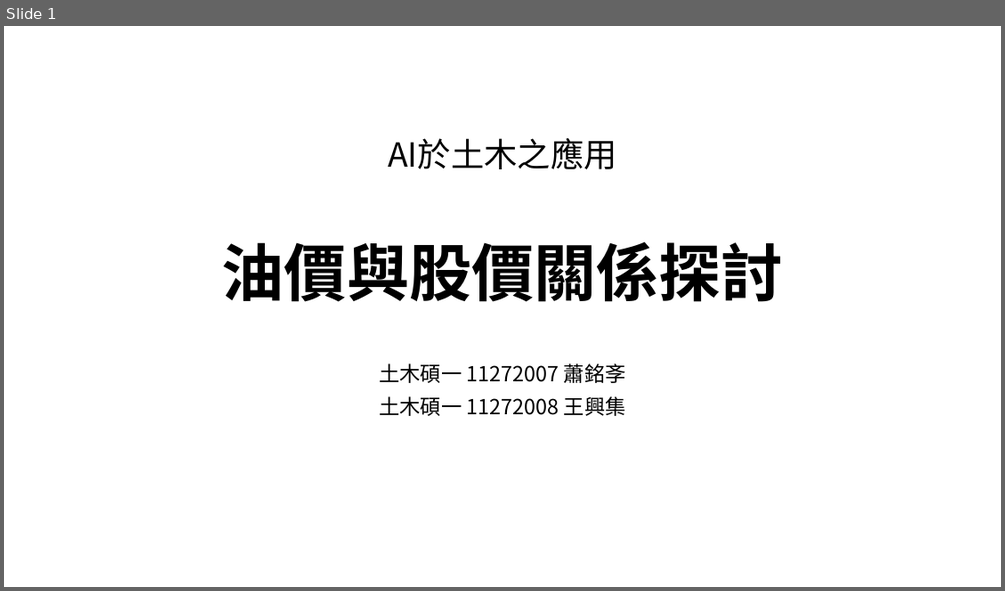
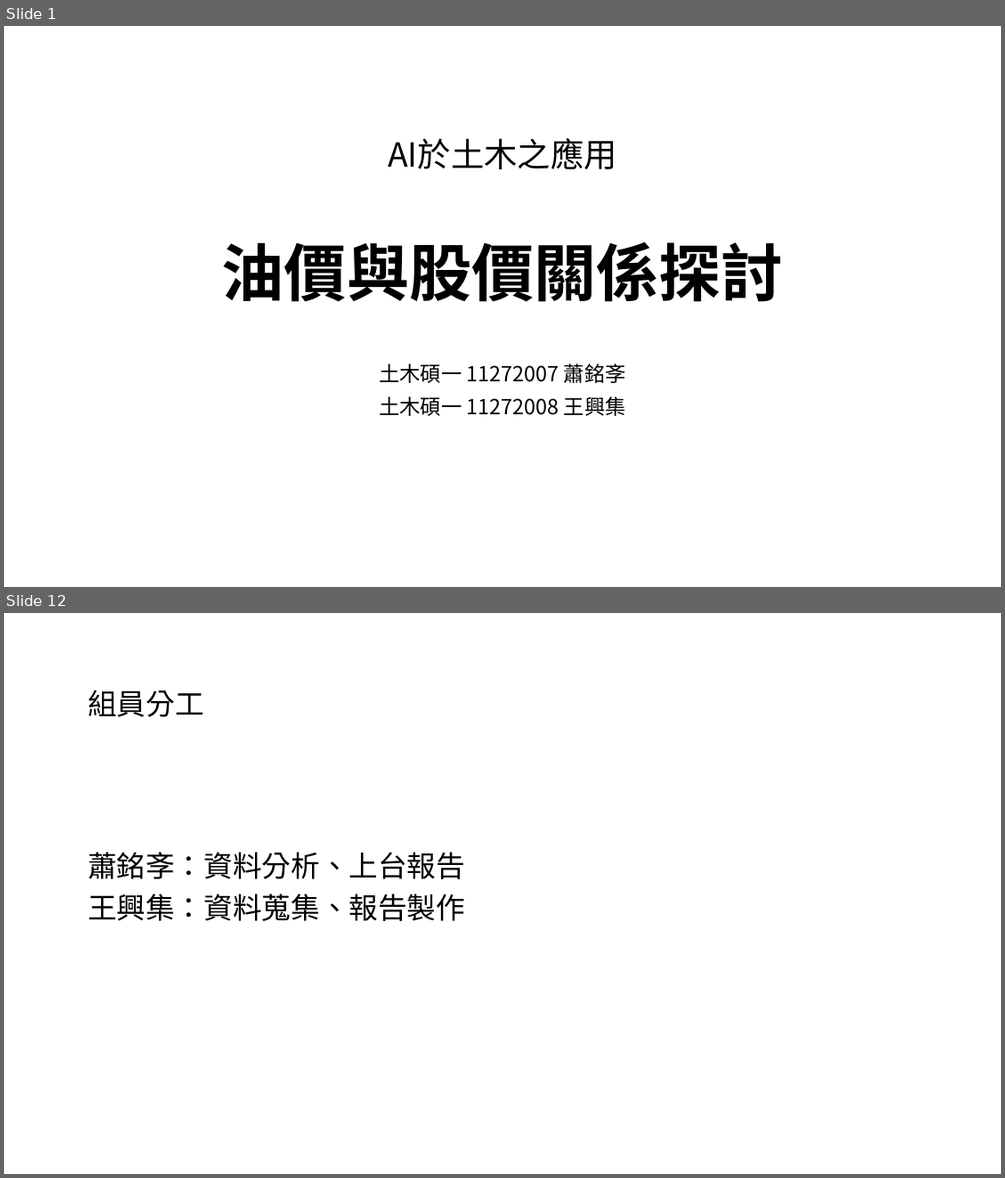
Before and after one commit to 11272007/cycu_ai2024, a slide deck: 20240611/期末報告.pptx. Shown one above the other, each under a label of ours: slide 1 before the commit, slides 1 and 12 after it; the slides between them are not shown. The pictures are 1005x591 and 1005x1178 pixels, drawn with LibreOffice and Linux fonts; fonts in the diff are those of the drawing. Boxes give left, top, right and bottom in pixels: in the first picture for what was removed or moved away, otherwise in the second. Text is boxed around its words. In the diff, an @@ line names an element or a change of style, - is before the commit and + after.

```diff
--- a/20240611/期末報告.pptx
+++ b/20240611/期末報告.pptx
@@ slide 12 added at [4,613,1001,1174], background #FFFFFF @@
@@ subtitle added at [88,690,204,717], 28 pt, text #000000 @@
+組員分工
@@ text added at [88,852,465,921], 28 pt, text #000000 @@
+蕭銘斈：資料分析、上台報告
+王興集：資料蒐集、報告製作
```
Also in this commit, not shown: 3 slides changed, 8 other slides added, 20 other files.
